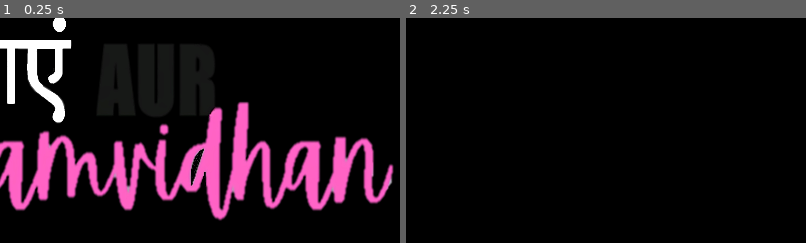
Above: before the commit, frames 1-2 (left to right).
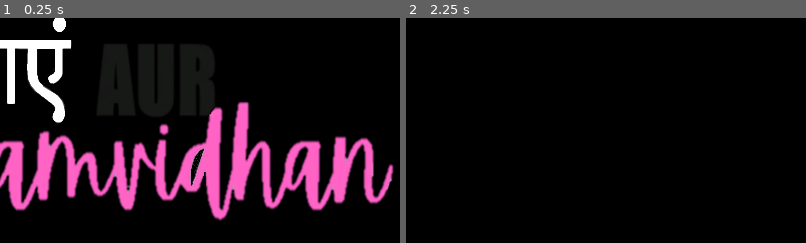
Above: after the commit, the same moments.

Repository: itsaryanchauhan/REPO
Game: Godot game, scene res://SCENES/1_start_screen.tscn
Same seed, same stepped clock (60 frames per second), same inputs: the game is played once before the commit and once after it. Video files are missing from this copy of the repository; at most half a second of black plays in their place.
Inputs:
- Up to frame 1 (0.25 s): no input
- Up to frame 2 (2.25 s): tap Enter at 0.5, 2 s; tap Space at 1.25 s
The pictures show only the part of the screen within x 36-86%, y 28-78%; the shares and areas given below are measured in that part.

The runs differ from the first frame. In frame 1, less than 0.1% of the frame differs, in the area x 28-98%, y 60-78%; in frame 2, nothing differs.

Commit message:
SOmething something

Diff:
--- a/SCENES/5_citadel_screen.tscn
+++ b/SCENES/5_citadel_screen.tscn
@@ -46,51 +46,54 @@
 
 [node name="citadel_text" type="Sprite2D" parent="Control"]
 top_level = true
-position = Vector2(944, 264)
+position = Vector2(967, 261)
 texture = ExtResource("5_lepgt")
-
-[node name="enter_city" type="TextureButton" parent="Control"]
-top_level = true
-layout_mode = 0
-offset_left = 768.0
-offset_top = 880.0
-offset_right = 1145.0
-offset_bottom = 1003.0
-mouse_default_cursor_shape = 2
-texture_normal = ExtResource("6_hlt2q")
 
 [node name="spin_the_wheel" type="TextureButton" parent="Control"]
 top_level = true
 layout_mode = 0
-offset_left = 368.0
-offset_top = 312.0
-offset_right = 835.0
-offset_bottom = 779.0
+offset_left = 471.0
+offset_top = 433.0
+offset_right = 938.0
+offset_bottom = 900.0
 mouse_default_cursor_shape = 2
 texture_normal = ExtResource("3_bdvf1")
 
 [node name="constitution_quiz" type="TextureButton" parent="Control"]
 top_level = true
 layout_mode = 0
-offset_left = 1096.0
-offset_top = 304.0
-offset_right = 1584.0
-offset_bottom = 791.0
+offset_left = 1123.0
+offset_top = 440.0
+offset_right = 1611.0
+offset_bottom = 927.0
 mouse_default_cursor_shape = 2
 texture_normal = ExtResource("4_1a028")
 
 [node name="website_button" type="TextureButton" parent="Control"]
 top_level = true
 layout_mode = 0
-offset_left = 840.0
-offset_top = 408.0
-offset_right = 1130.0
-offset_bottom = 727.0
+offset_left = 887.0
+offset_top = 522.0
+offset_right = 1178.0
+offset_bottom = 841.0
+scale = Vector2(0.5, 0.5)
+mouse_default_cursor_shape = 2
 texture_normal = ExtResource("10_tfqpg")
 
+[node name="enter_city_button" type="TextureButton" parent="Control"]
+top_level = true
+z_index = 5
+layout_mode = 0
+offset_left = 757.0
+offset_top = 878.0
+offset_right = 1134.0
+offset_bottom = 1001.0
+mouse_default_cursor_shape = 2
+texture_normal = ExtResource("6_hlt2q")
+
 [node name="BACKGROUND" type="Sprite2D" parent="."]
-position = Vector2(-248, -440)
-scale = Vector2(0.96398, 0.973366)
+position = Vector2(-259, -426)
+scale = Vector2(0.969085, 0.965474)
 texture = ExtResource("7_t7a7l")
 offset = Vector2(1250, 1000)
 flip_h = true
--- a/SCENES/office_popup_2I.tscn
+++ b/SCENES/6_office/office_popup_2I.tscn
@@ -137,6 +137,7 @@
 offset_top = 74.0
 offset_right = 871.0
 offset_bottom = 146.0
+mouse_default_cursor_shape = 2
 texture_normal = ExtResource("11_40oap")
 
 [connection signal="pressed" from="overlay/cross" to="overlay" method="_on_cross_pressed"]
--- a/SCENES/wife_popup.tscn
+++ b/SCENES/7_living_room/wife_popup.tscn
@@ -108,33 +108,34 @@
 texture_pressed = ExtResource("11_bhiqv")
 metadata/_edit_use_anchors_ = true
 
-[node name="dialog_bg" type="TextureRect" parent="Control"]
-z_index = 20
-layout_mode = 0
-offset_left = 28.0
-offset_top = 10.0
-offset_right = 1981.0
-offset_bottom = 1123.0
-scale = Vector2(0.96, 0.96)
-texture = ExtResource("12_ch3oy")
-
 [node name="mummy_clicked" type="TextureRect" parent="Control"]
 z_index = 20
 layout_mode = 0
-offset_left = 136.0
-offset_top = 66.0
-offset_right = 1157.0
-offset_bottom = 1080.0
+offset_left = 148.0
+offset_top = 26.0
+offset_right = 1169.0
+offset_bottom = 1040.0
 texture = ExtResource("13_xr21y")
 
 [node name="cross_button3" type="TextureButton" parent="Control"]
+top_level = true
 z_index = 20
 layout_mode = 0
-offset_left = 1748.0
-offset_top = 22.0
-offset_right = 1821.0
-offset_bottom = 94.0
+offset_left = 1756.0
+offset_top = 64.0
+offset_right = 1829.0
+offset_bottom = 136.0
+mouse_default_cursor_shape = 2
 texture_normal = ExtResource("14_vqtnj")
+
+[node name="wifey_overlay" type="TextureRect" parent="Control"]
+z_index = 1
+layout_mode = 0
+offset_left = 59.0
+offset_top = 53.0
+offset_right = 1843.0
+offset_bottom = 1043.0
+texture = ExtResource("12_ch3oy")
 
 [node name="BACKGROUND" type="Sprite2D" parent="."]
 position = Vector2(-288, -456)
--- /dev/null
+++ b/SCENES/9_shopping_mall/clothes_shop.tscn
@@ -0,0 +1,58 @@
+[gd_scene load_steps=8 format=3 uid="uid://br4ig0im8umg"]
+
+[ext_resource type="Script" path="res://SCRIPTS/buttons.gd" id="1_h0xwp"]
+[ext_resource type="Texture2D" uid="uid://bu0qhk5v1cgd8" path="res://ASSET/CASH/CASH_LOGO.png" id="6_7vxrp"]
+[ext_resource type="Texture2D" uid="uid://lyrlawytmk04" path="res://ASSET/CASH/CASH_LOGO_BACKGROUND.png" id="7_fh15k"]
+[ext_resource type="Texture2D" uid="uid://bb5qt072cf0wc" path="res://ASSET/OTHER_BUTTONS/SLEEP.png" id="8_42s75"]
+[ext_resource type="Texture2D" uid="uid://cix56hhd6his5" path="res://ASSET/OTHER_BUTTONS/PAUSE_BUTTON.png" id="10_v807w"]
+[ext_resource type="Texture2D" uid="uid://b31kjercwhdl6" path="res://ASSET/OTHER_BUTTONS/PLAY_BUTTON.png" id="11_xehiu"]
+[ext_resource type="Texture2D" uid="uid://diacrdsdhq8ki" path="res://ASSET/SHOPPING_MALL/SHOPPING_MALL_BACKGROUND.png" id="12_aoagn"]
+
+[node name="SHOPPING MALL" type="Node2D"]
+
+[node name="Control" type="Control" parent="."]
+layout_mode = 3
+anchors_preset = 0
+offset_right = 40.0
+offset_bottom = 40.0
+script = ExtResource("1_h0xwp")
+metadata/_edit_use_anchors_ = true
+
+[node name="cash" type="Sprite2D" parent="Control"]
+top_level = true
+z_index = 1
+position = Vector2(64, 64)
+texture = ExtResource("6_7vxrp")
+
+[node name="cash_bg" type="Sprite2D" parent="Control"]
+top_level = true
+visibility_layer = 3
+position = Vector2(131, 64)
+texture = ExtResource("7_fh15k")
+
+[node name="sleep_button" type="TextureButton" parent="Control"]
+top_level = true
+layout_mode = 0
+offset_left = 1720.0
+offset_right = 1920.0
+offset_bottom = 96.0
+texture_normal = ExtResource("8_42s75")
+metadata/_edit_use_anchors_ = true
+
+[node name="play_pause_button" type="TextureButton" parent="Control"]
+top_level = true
+layout_mode = 0
+offset_left = 896.0
+offset_top = 24.0
+offset_right = 986.0
+offset_bottom = 108.0
+texture_normal = ExtResource("10_v807w")
+texture_pressed = ExtResource("11_xehiu")
+metadata/_edit_use_anchors_ = true
+
+[node name="BACKGROUND" type="Sprite2D" parent="."]
+position = Vector2(-288, -456)
+scale = Vector2(0.981341, 0.984321)
+texture = ExtResource("12_aoagn")
+offset = Vector2(1250, 1000)
+flip_h = true
--- a/SCENES/living_room.tscn
+++ b/SCENES/living_room.tscn
@@ -13,6 +13,7 @@
 [ext_resource type="Texture2D" uid="uid://cix56hhd6his5" path="res://ASSET/OTHER_BUTTONS/PAUSE_BUTTON.png" id="10_8y7f6"]
 [ext_resource type="Texture2D" uid="uid://b31kjercwhdl6" path="res://ASSET/OTHER_BUTTONS/PLAY_BUTTON.png" id="11_eat26"]
 [ext_resource type="Texture2D" uid="uid://byg7pkaa8dr33" path="res://ASSET/LIVING_ROOM/mom_button.png" id="12_urbxg"]
+[ext_resource type="Texture2D" uid="uid://cm5pikncdgcar" path="res://ASSET/LIVING_ROOM/bachha_button.png" id="13_3x8h0"]
 
 [node name="LIVING ROOM" type="Node2D"]
 
@@ -114,7 +115,19 @@
 offset_right = 1413.0
 offset_bottom = 1026.0
 scale = Vector2(0.8, 0.8)
+mouse_default_cursor_shape = 2
 texture_normal = ExtResource("12_urbxg")
+
+[node name="bachha_button" type="TextureButton" parent="Control"]
+top_level = true
+layout_mode = 0
+offset_left = 916.0
+offset_top = 569.0
+offset_right = 1426.0
+offset_bottom = 1579.0
+scale = Vector2(0.264153, 0.246139)
+mouse_default_cursor_shape = 2
+texture_normal = ExtResource("13_3x8h0")
 
 [node name="BACKGROUND" type="Sprite2D" parent="."]
 position = Vector2(-287, -452)
@@ -124,3 +137,4 @@
 flip_h = true
 
 [connection signal="pressed" from="Control/mummy_button" to="Control" method="_on_mummy_button_pressed"]
+[connection signal="pressed" from="Control/bachha_button" to="Control" method="_on_bachha_button_pressed"]
--- a/SCENES/shopping_mall.tscn
+++ b/SCENES/shopping_mall.tscn
@@ -13,6 +13,7 @@
 [ext_resource type="Texture2D" uid="uid://b31kjercwhdl6" path="res://ASSET/OTHER_BUTTONS/PLAY_BUTTON.png" id="11_xehiu"]
 [ext_resource type="Texture2D" uid="uid://diacrdsdhq8ki" path="res://ASSET/SHOPPING_MALL/SHOPPING_MALL_BACKGROUND.png" id="12_aoagn"]
 [ext_resource type="Texture2D" uid="uid://dr6iyvr6y518y" path="res://ASSET/SHOPPING_MALL/salesman_button.png" id="12_eieey"]
+[ext_resource type="Texture2D" uid="uid://cqvj6245k066s" path="res://ASSET/SHOPPING_MALL/clothes_store_button.png" id="13_6xy11"]
 
 [node name="SHOPPING MALL" type="Node2D"]
 
@@ -105,18 +106,30 @@
 [node name="salesman" type="TextureButton" parent="Control"]
 z_index = 20
 layout_mode = 0
-offset_left = 664.0
-offset_top = 454.0
-offset_right = 1020.0
-offset_bottom = 1478.0
-scale = Vector2(0.513, 0.423)
+offset_left = 1311.0
+offset_top = 527.0
+offset_right = 1667.0
+offset_bottom = 1551.0
+scale = Vector2(0.41082, 0.387638)
+mouse_default_cursor_shape = 2
 texture_normal = ExtResource("12_eieey")
+
+[node name="clothes_shop_button" type="TextureButton" parent="Control"]
+top_level = true
+layout_mode = 0
+offset_left = -42.0
+offset_top = 222.0
+offset_right = 643.0
+offset_bottom = 1239.0
+scale = Vector2(0.685641, 0.710343)
+mouse_default_cursor_shape = 2
+texture_normal = ExtResource("13_6xy11")
 
 [node name="BACKGROUND" type="Sprite2D" parent="."]
 position = Vector2(-288, -456)
 scale = Vector2(0.981341, 0.984321)
 texture = ExtResource("12_aoagn")
 offset = Vector2(1250, 1000)
-flip_h = true
 
 [connection signal="pressed" from="Control/salesman" to="Control" method="_on_salesman_pressed"]
+[connection signal="pressed" from="Control/clothes_shop_button" to="Control" method="_on_clothes_shop_button_pressed"]
--- a/SCRIPTS/buttons.gd
+++ b/SCRIPTS/buttons.gd
@@ -5,9 +5,9 @@
 	var button2 = $living_room
 	var button3 = $market
 	var button4 = $shopping_mall
-	var enter_city_button = $enter_city
 	var spin_the_wheel_button = $spin_the_wheel
 	var constitution_quiz_button = $constitution_quiz
+	var enter_city = $enter_city_button
 
 	if button1:
 		button1.pressed.connect(_on_Button1_pressed)
@@ -29,11 +29,6 @@
 	else:
 		print("Button4 not found")
 
-	if enter_city_button:
-		enter_city_button.pressed.connect(_on_enter_city_button_pressed)
-	else:
-		print("Button4 not found")
-
 	if spin_the_wheel_button:
 		spin_the_wheel_button.pressed.connect(_spin_button_pressed)
 	else:
@@ -44,6 +39,10 @@
 	else:
 		print("Button4 not found")
 
+	if enter_city:
+		enter_city.pressed.connect(_enter_city_button_pressed)
+	else:
+		print("Button4 not found")
 
 
 func _on_Button1_pressed():
@@ -58,15 +57,13 @@
 func _on_Button4_pressed():
 	get_tree().change_scene_to_file("res://SCENES/shopping_mall.tscn")
 
-func _on_enter_city_button_pressed():
-	get_tree().change_scene_to_file("res://SCENES/office.tscn")
-
 func _spin_button_pressed():
-	get_tree().change_scene_to_file("res://SCENES/5a_spin_the_wheel.tscn")
+	get_tree().change_scene_to_file("res://SCENES/5_Citadel/5a_spin_the_wheel.tscn")
 
 func _quiz_button_pressed():
-	get_tree().change_scene_to_file("res://SCENES/5b_constitution_quiz.tscn")
-
+	get_tree().change_scene_to_file("res://SCENES/5_Citadel/5b_constitution_quiz.tscn")
+func _enter_city_button_pressed() -> void:
+	get_tree().change_scene_to_file("res://SCENES/office.tscn")
 
 func _on_website_button_pressed():
 	OS.shell_open("https://harsh16bhardwaj.github.io/San_Sam/")
@@ -76,7 +73,7 @@
 
 
 func _on_document_button_pressed() -> void:
-	get_tree().change_scene_to_file("res://SCENES/office_popup_1.tscn")
+	get_tree().change_scene_to_file("res://SCENES/6_office/office_popup_1.tscn")
 
 
 func _on_texture_button_pressed() -> void:
@@ -87,11 +84,11 @@
 	get_tree().change_scene_to_file("res://SCENES/living_room.tscn")
 
 func _on_salesman_pressed() -> void:
-	get_tree().change_scene_to_file("res://SCENES/salesman_pressed.tscn")
+	get_tree().change_scene_to_file("res://SCENES/9_shopping_mall/salesman_pressed.tscn")
 
 
 func _on_mummy_button_pressed() -> void:
-	get_tree().change_scene_to_file("res://SCENES/wife_popup.tscn")
+	get_tree().change_scene_to_file("res://SCENES/7_living_room/wife_popup.tscn")
 
 
 func _on_cross_button_pressed() -> void:
@@ -106,3 +103,11 @@
 
 func _on_cross_button_3_pressed() -> void:
 	get_tree().change_scene_to_file("res://SCENES/living_room.tscn")
+
+
+func _on_bachha_button_pressed() -> void:
+	get_tree().change_scene_to_file("res://SCENES/7_living_room/child_dialog.tscn")
+
+
+func _on_clothes_shop_button_pressed() -> void:
+	get_tree().change_scene_to_file("res://SCENES/9_shopping_mall/clothes_shop.tscn")
--- a/SCRIPTS/office_popup_1.gd
+++ b/SCRIPTS/office_popup_1.gd
@@ -2,19 +2,19 @@
 
 
 func _on_india_pressed() -> void:
-	get_tree().change_scene_to_file("res://SCENES/office_popup_2i.tscn")
+	get_tree().change_scene_to_file("res://SCENES/6_office/office_popup_2I.tscn")
 
 
 func _on_north_korea_pressed() -> void:
-	get_tree().change_scene_to_file("res://SCENES/office_popup_4nk.tscn")
+	get_tree().change_scene_to_file("res://SCENES/6_office/office_popup_4nk.tscn")
 
 
 func _on_russia_pressed() -> void:
-	get_tree().change_scene_to_file("res://SCENES/office_popup_5r.tscn")
+	get_tree().change_scene_to_file("res://SCENES/6_office/office_popup_5r.tscn")
 
 
 func _on_uk_pressed() -> void:
-	get_tree().change_scene_to_file("res://SCENES/office_popup3uk.tscn")
+	get_tree().change_scene_to_file("res://SCENES/6_office/office_popup3uk.tscn")
 
 
 func _on_blur_background_pressed() -> void:
--- a/SCRIPTS/overlay_I1.gd
+++ b/SCRIPTS/overlay_I1.gd
@@ -3,4 +3,4 @@
 
 
 func _on_cross_pressed() -> void:
-	get_tree().change_scene_to_file("res://SCENES/office_popup_1.tscn")
+	get_tree().change_scene_to_file("res://SCENES/6_office/office_popup_1.tscn")
Binary file changed: ASSET/CITADEL/BACKGROUND.png
Binary file changed: ASSET/CITADEL/QUIZ_BUTTON.png
Binary file changed: ASSET/CITADEL/SPIN_THE_WHEEL_BUTTON.png
Binary file changed: ASSET/CITADEL/WEBSITE.png
Binary file added: ASSET/CITADEL/WHITE_BG.png
Not shown, added: ASSET/CITADEL/WHITE_BG.png.import
Binary file added: ASSET/LIVING_ROOM/bachha_button.png
Not shown, added: ASSET/LIVING_ROOM/bachha_button.png.import
Binary file changed: ASSET/LIVING_ROOM/transparent_full_screen.png
Binary file changed: ASSET/SAN_SUM_LOGO.png
Binary file added: ASSET/SHOPPING_MALL/clothes_store_button.png
Not shown, added: ASSET/SHOPPING_MALL/clothes_store_button.png.import
(and 10 more such lines)
